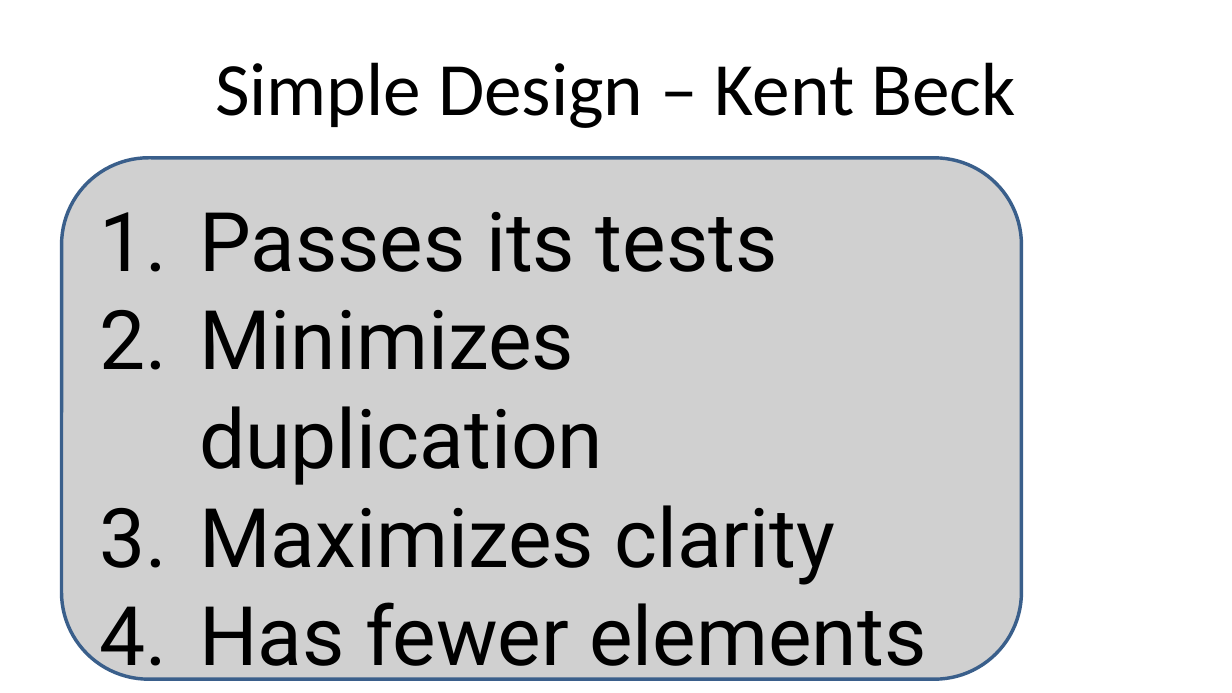
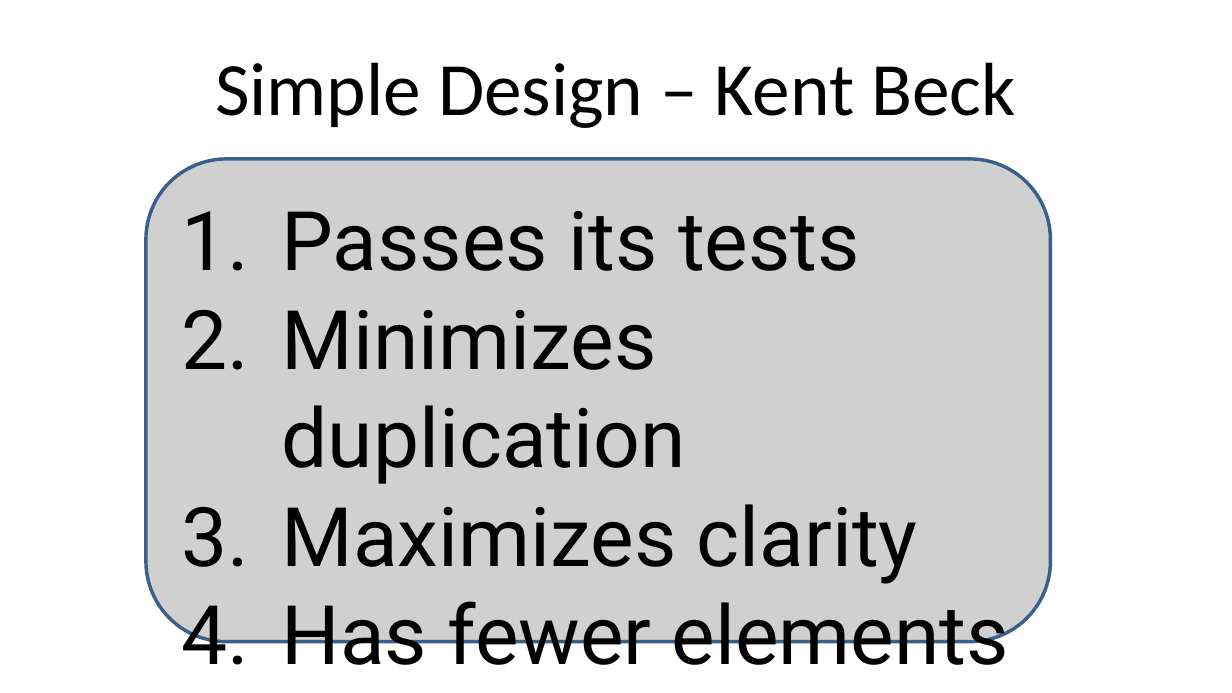
Before and after one commit to HudsonSC/CodeMash-2015-Precompiler-Workshop, a slide deck: slide 5 of 02-Principles.pptx. Drawn at 1232x693 pixels with LibreOffice and Linux fonts; fonts in the diff are those of the drawing; grey boxes stand for pictures; background and template pictures are left out. Boxes give left, top, right and bottom in pixels: in the first picture for what was removed or moved away, otherwise in the second. Text is boxed around its words. In the diff, an @@ line names an element or a change of style, - is before the commit and + after.

```diff
--- a/02-Principles.pptx
+++ b/02-Principles.pptx
@@ picture "Passes its tests" resized from (x1=62, y1=158, x2=1021, y2=679) to (x1=145, y1=159, x2=1050, y2=642) @@
```
Also in this commit, not shown: 14 other slides changed.
